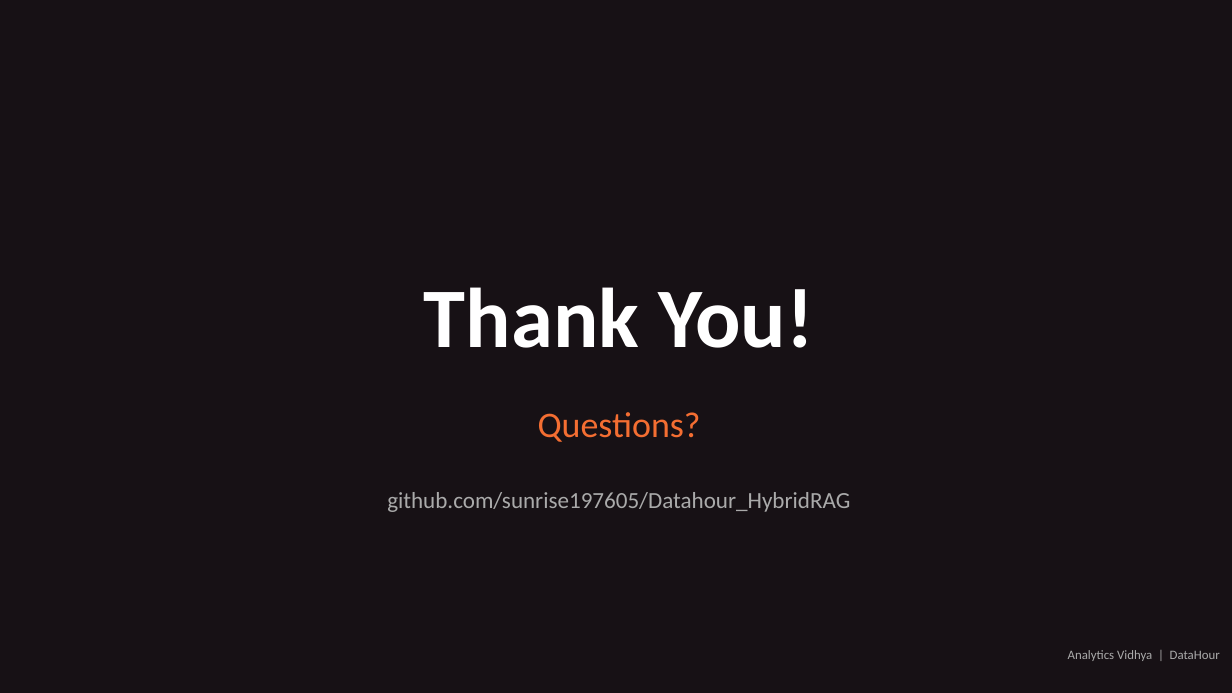
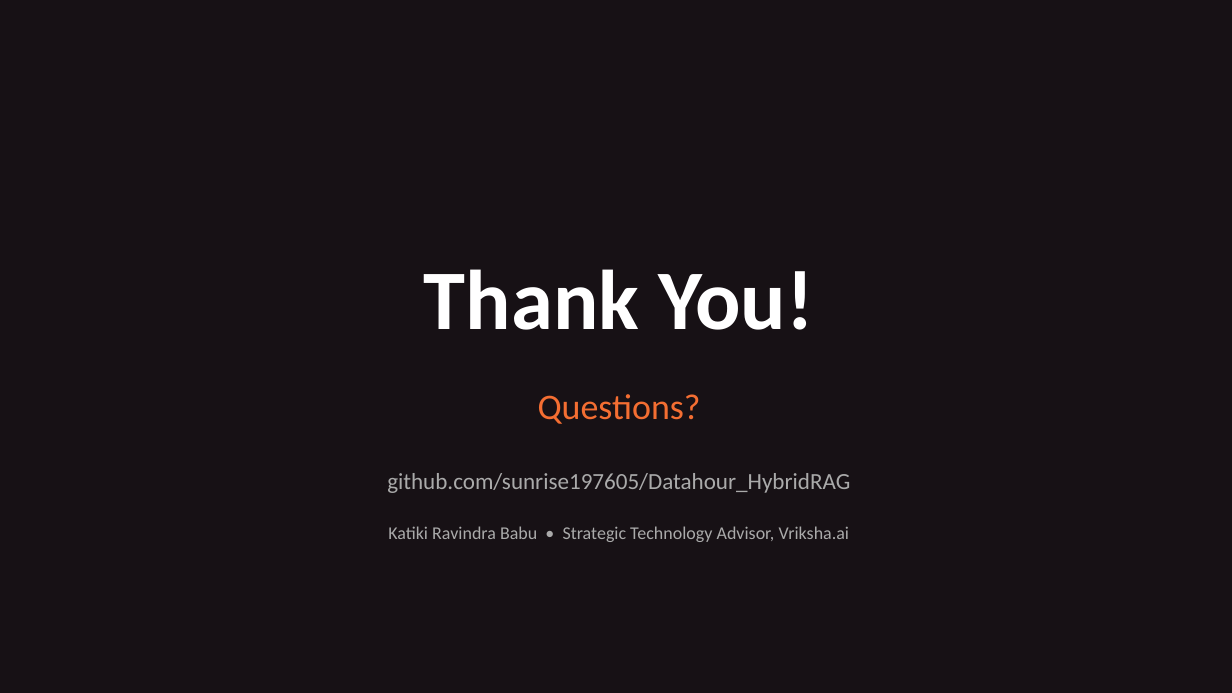
Before and after one commit to sunrise197605/Datahour_HybridRAG, a slide deck: slide 31 of DataHour_HybridRAG.pptx (slide 21 before the commit). Drawn at 1232x693 pixels with LibreOffice and Linux fonts; fonts in the diff are those of the drawing. Boxes give left, top, right and bottom in pixels: in the first picture for what was removed or moved away, otherwise in the second. Text is boxed around its words. In the diff, an @@ line names an element or a change of style, - is before the commit and + after.

Commit message:
Add class docstrings, self-contained demo notebook, and updated deck
Narrative 100-word docstrings on critical classes (HybridRAG,
DenseIndex, BM25Index, CrossEncoderReranker, LLMGenerator,
MistralChat) and key functions (reciprocal_rank_fusion,
build_prompt, CSFS/MRR/HitRate metrics). Ship a self-contained
Plan B notebook with both clean and pre-executed variants, and
the revised DataHour deck with Analytics Vidhya title art and
Vriksha logo.

```diff
--- a/DataHour_HybridRAG.pptx
+++ b/DataHour_HybridRAG.pptx
@@ 3 texts: place and size @@
-3 texts at [387, 287, 850, 512]
+3 texts at [387, 269, 850, 493]
@@ text added at [388, 526, 850, 542], 14 pt, text #AAAAAA @@
+Katiki Ravindra Babu • Strategic Technology Advisor, Vriksha.ai
@@ text removed at [1068, 650, 1220, 661] @@
-Analytics Vidhya | DataHour
```
Also in this commit, not shown: 14 other slides changed, 16 slides added, 6 slides removed, 14 other files.
